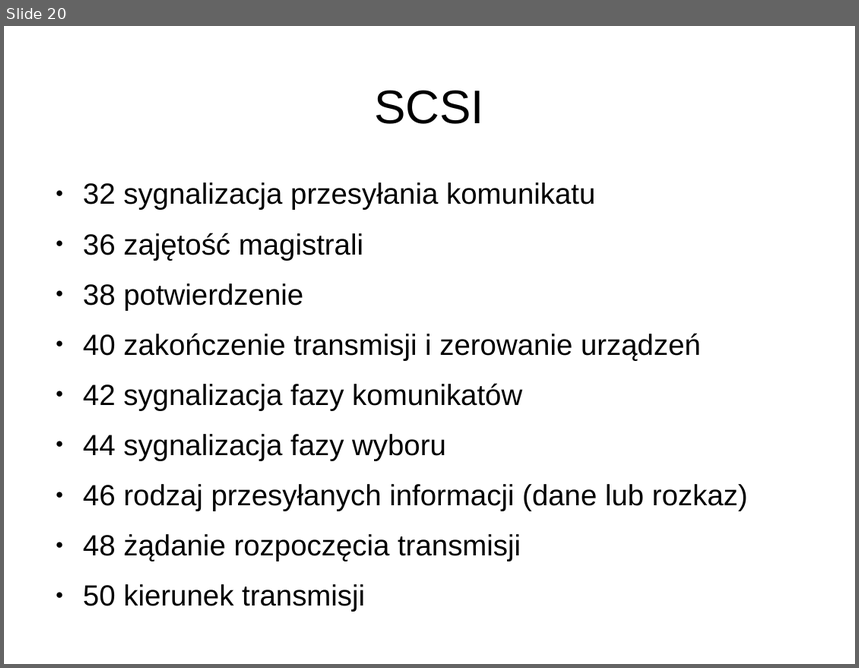
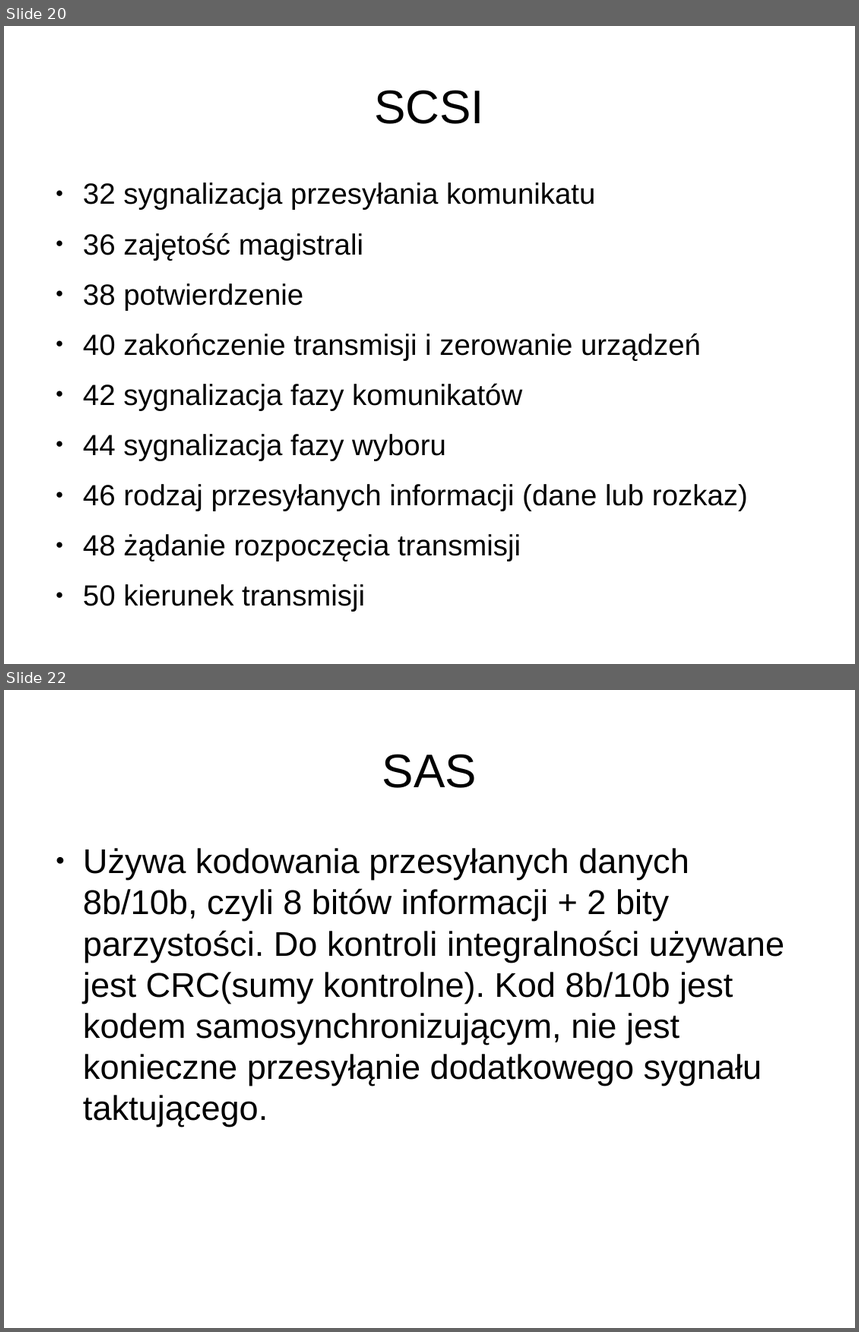
Before and after one commit to Lupa666/PUTDungeon, a slide deck: Magazyny_Danych_Dla_Nas.odp. Shown one above the other, each under a label of ours: slide 20 before the commit, slides 20 and 22 after it; the slides between them are not shown. The pictures are 859x668 and 859x1332 pixels, drawn with LibreOffice and Linux fonts; fonts in the diff are those of the drawing; background and template pictures are left out. Boxes give left, top, right and bottom in pixels: in the first picture for what was removed or moved away, otherwise in the second. Text is boxed around its words. In the diff, an @@ line names an element or a change of style, - is before the commit and + after.

```diff
--- a/Magazyny_Danych_Dla_Nas.odp
+++ b/Magazyny_Danych_Dla_Nas.odp
@@ slide 22 added at (4, 690, 855, 1328), background #FFFFFF @@
@@ title added at (382, 754, 477, 788), 44 pt, text #000000 @@
+SAS
@@ text added at (83, 848, 785, 1127), 32 pt, text #000000 @@
+● Używa kodowania przesyłanych danych 8b/10b, czyli 8 bitów informacji + 2 bity parzystości. Do kontroli integralności używane jest CRC(sumy kontrolne). Kod 8b/10b jest kodem samosynchronizującym, nie jest konieczne przesyłąnie dodatkowego sygnału taktującego.
```
Also in this commit, not shown: 5 other slides added, 4 slides removed.
